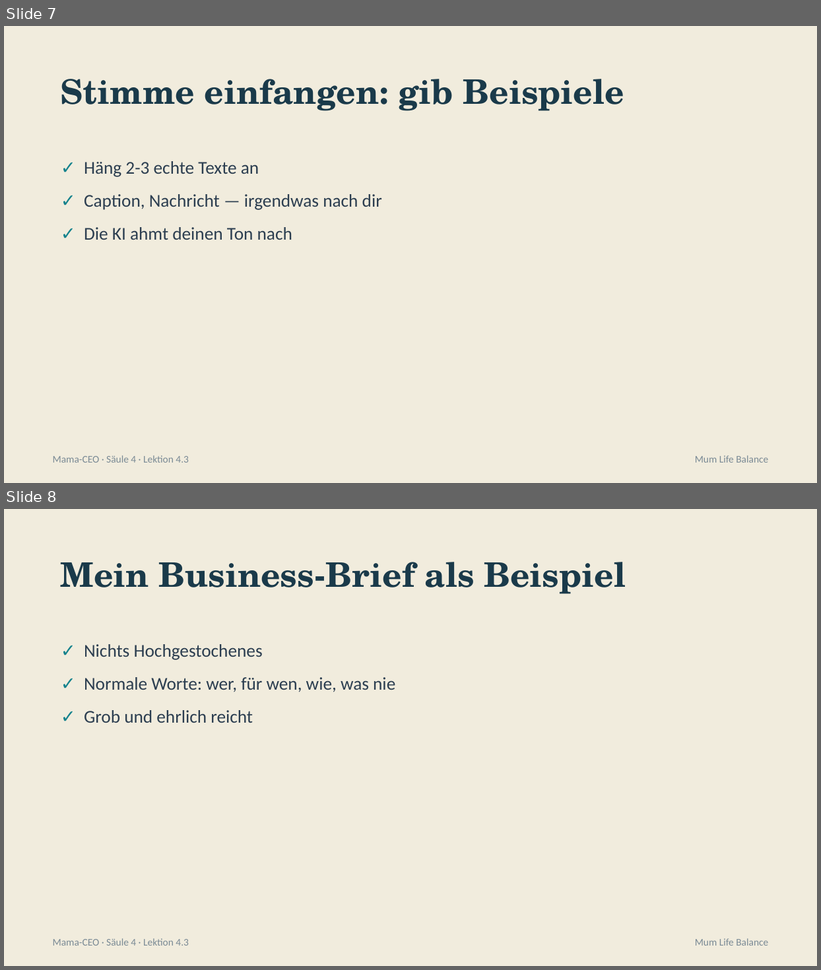
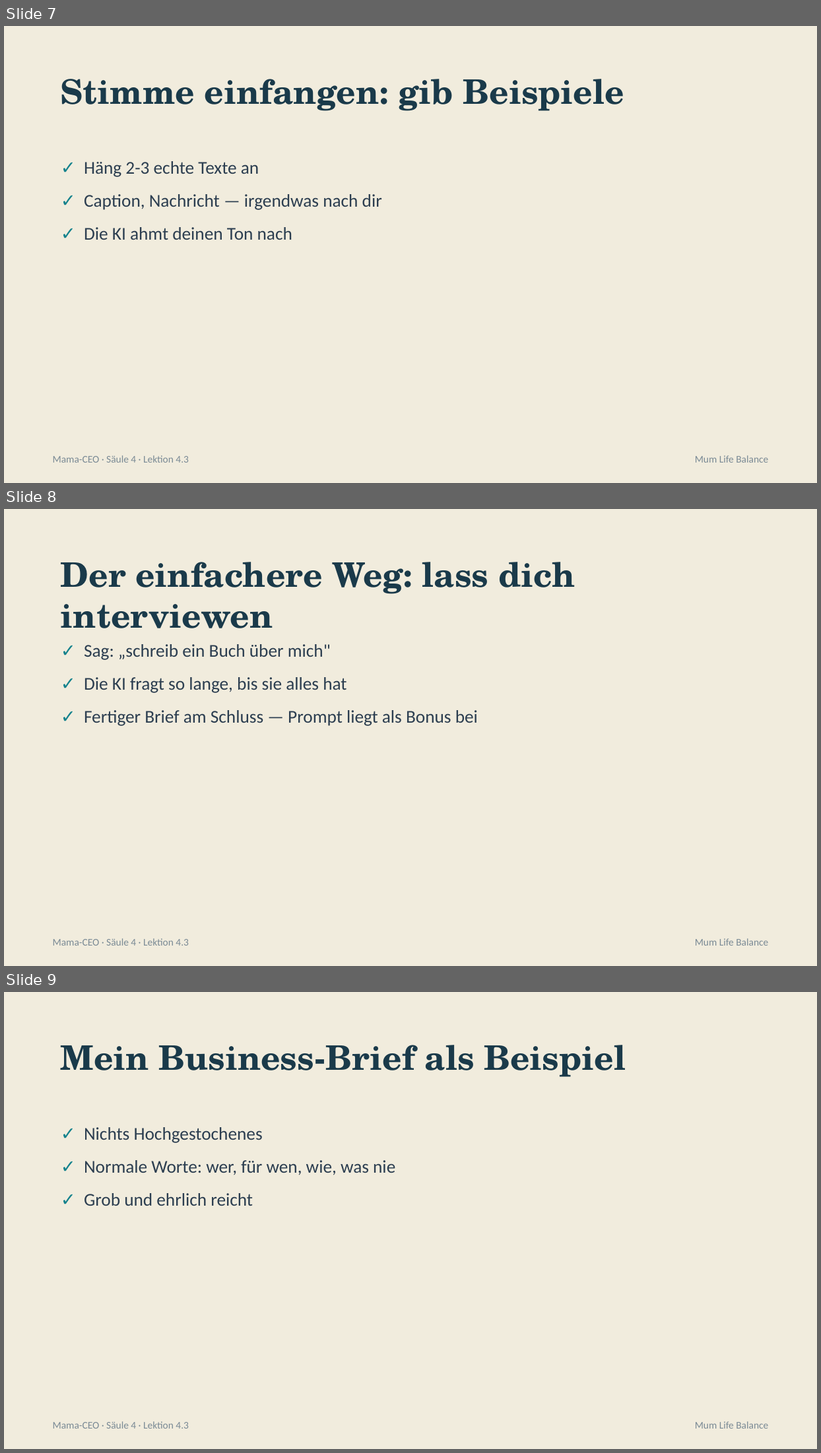
Before and after one commit to pnulmann-hue/mumlifebalance-workspace, a slide deck: outputs/produkte/mama-ceo/03-praesentationen/saeule-4/03-lektion-4-3.pptx. Shown one above the other, each under a label of ours: slides 7 and 8 before the commit, slides 7, 8 and 9 after it. The pictures are 821x970 and 821x1453 pixels, drawn with LibreOffice and Linux fonts; fonts in the diff are those of the drawing. Boxes give left, top, right and bottom in pixels: in the first picture for what was removed or moved away, otherwise in the second. Text is boxed around its words. In the diff, an @@ line names an element or a change of style, - is before the commit and + after.

```diff
--- a/outputs/produkte/mama-ceo/03-praesentationen/saeule-4/03-lektion-4-3.pptx
+++ b/outputs/produkte/mama-ceo/03-praesentationen/saeule-4/03-lektion-4-3.pptx
@@ slide 8 added at box(4, 509, 817, 966), background #F1ECDD @@
@@ text added at box(61, 562, 575, 628), 30 pt, text #1A3A4A, bold @@
+Der einfachere Weg: lass dich interviewen
@@ text added at box(84, 644, 478, 726), 16 pt, text #2C3E50 @@
+✓ Sag: „schreib ein Buch über mich"
+✓ Die KI fragt so lange, bis sie alles hat
+✓ Fertiger Brief am Schluss — Prompt liegt als Bonus bei
@@ text added at box(53, 939, 188, 946), 9 pt, text #7A8A95 @@
+Mama-CEO · Säule 4 · Lektion 4.3
@@ text added at box(695, 939, 768, 946), 9 pt, text #7A8A95 @@
+Mum Life Balance
@@ what was slide 8 is now slide 9 @@
```
Also in this commit, not shown: 9 other files.
